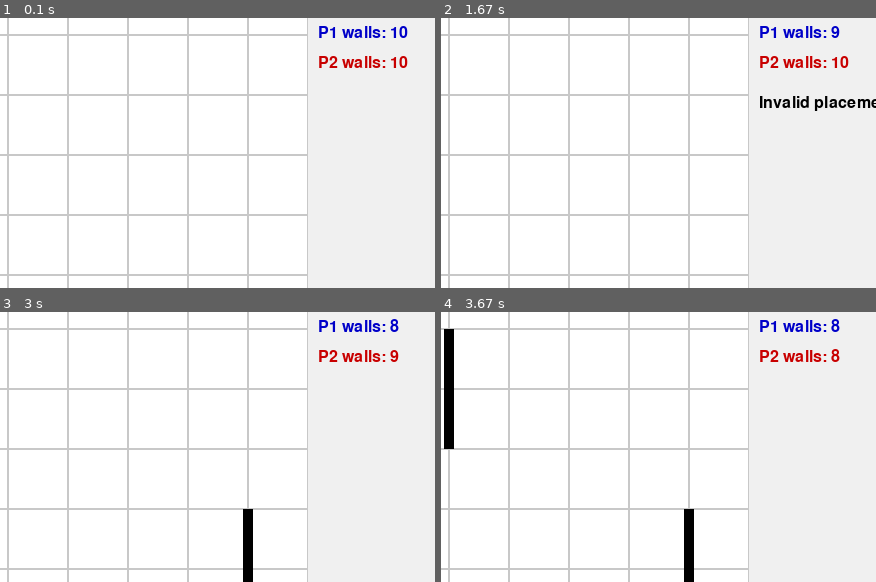
Above: before the commit, frames 1-4 (two rows, left to right).
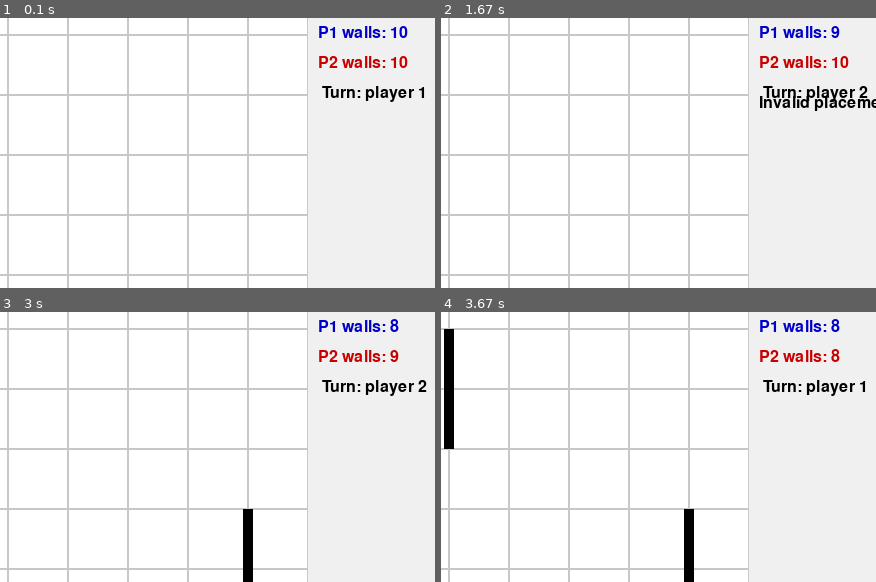
Above: after the commit, the same moments.

Repository: rikcald/Quoridor-AI
Game: pygame game, started from game/pygame_ui.py
The game is run twice, just before and just after one commit, with the same random seed, the same clock (stepped at 60 frames per second) and the same inputs.
Inputs (mouse positions are % of the whole screen's width and height, from its top left):
- Up to frame 1 (0.1 s): no input
- Up to frame 2 (1.67 s): tap W at 0.33, 1.07, 1.37 s; click (19, 35) at 0.72 s; click (65, 15) at 1.08 s; click (14, 47) at 1.55 s
- Up to frame 3 (3 s): click (50, 62) at 1.88 s; tap W at 2.23, 2.9 s; click (76, 66) at 2.25 s; click (12, 28) at 2.55 s; click (86, 42) at 2.92 s
- Up to frame 4 (3.67 s): tap W at 3.2 s; click (21, 31) at 3.38 s
The pictures show only the part of the screen within x 27-77%, y 19-69%; the shares and areas given below are measured in that part.

The runs differ from the first frame. In frame 1, 0.5% of the frame differs, in the area x 74-98%, y 25-32%; in frame 2, 0.5%; in frame 3, 0.5%, in the area x 74-99%, y 25-32%; in frame 4, 0.5%.

Commit message:
add small changes

Diff:
--- a/game/game_logic.py
+++ b/game/game_logic.py
@@ -80,6 +80,7 @@
 
         print(f"Player {player} moves {new_pos} via {direction}")
         self.turn = P2 if self.turn == P1 else P1
+        return direction
 
     def check_winner(self):
 
--- a/game/game_logic_Ai.py
+++ b/game/game_logic_Ai.py
@@ -176,6 +176,16 @@
 
         return mask
 
+    def random_agent_action(env, player):
+        mask = env.get_action_mask(player)
+
+        valid_actions = np.where(mask == 1)[0]
+
+        if len(valid_actions) == 0:
+            raise Exception("No valid actions available")
+
+        return np.random.choice(valid_actions)
+
     # ---------------------------------------------------
 
     def move(self, player, move):
--- a/game/pygame_ui.py
+++ b/game/pygame_ui.py
@@ -42,7 +42,6 @@
 
     parts = direction.split("-")
 
-    # Updated for (row, col) coordinates
     base = {
         "up": (-1, 0),
         "down": (1, 0),
@@ -88,7 +87,7 @@
 
 
 def draw_walls():
-    # Horizontal walls: (row, col) format
+
     for row, col in game.horizontal_walls:
         pygame.draw.rect(
             screen,
@@ -157,12 +156,14 @@
     txt3 = font.render("Hold 'LShift' to change wall orientation", True, (0, 0, 0))
     txt4 = font.render(f"P1 walls: {game.p1_available_walls}", True, (0, 0, 200))
     txt5 = font.render(f"P2 walls: {game.p2_availablewalls}", True, (200, 0, 0))
+    txt6 = font.render(f" Turn: player {game.turn}", True, (0, 0, 0))
 
     screen.blit(txt1, (CELL * game.grid_size + 10, 20))
     screen.blit(txt2, (CELL * game.grid_size + 10, 50))
     screen.blit(txt3, (CELL * game.grid_size + 10, 80))
     screen.blit(txt4, (CELL * game.grid_size + 10, 110))
     screen.blit(txt5, (CELL * game.grid_size + 10, 140))
+    screen.blit(txt6, (CELL * game.grid_size + 10, 170))
 
     if ui_message1:
         msg_surface = font.render(ui_message1, True, (0, 0, 0))
